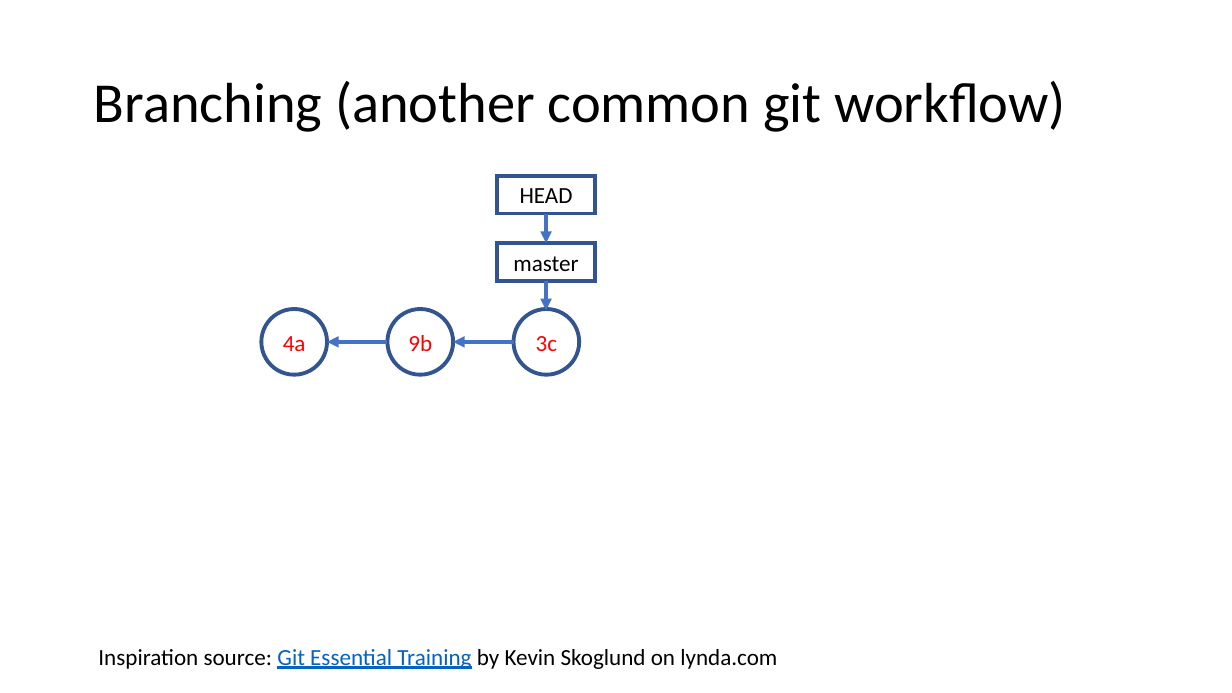
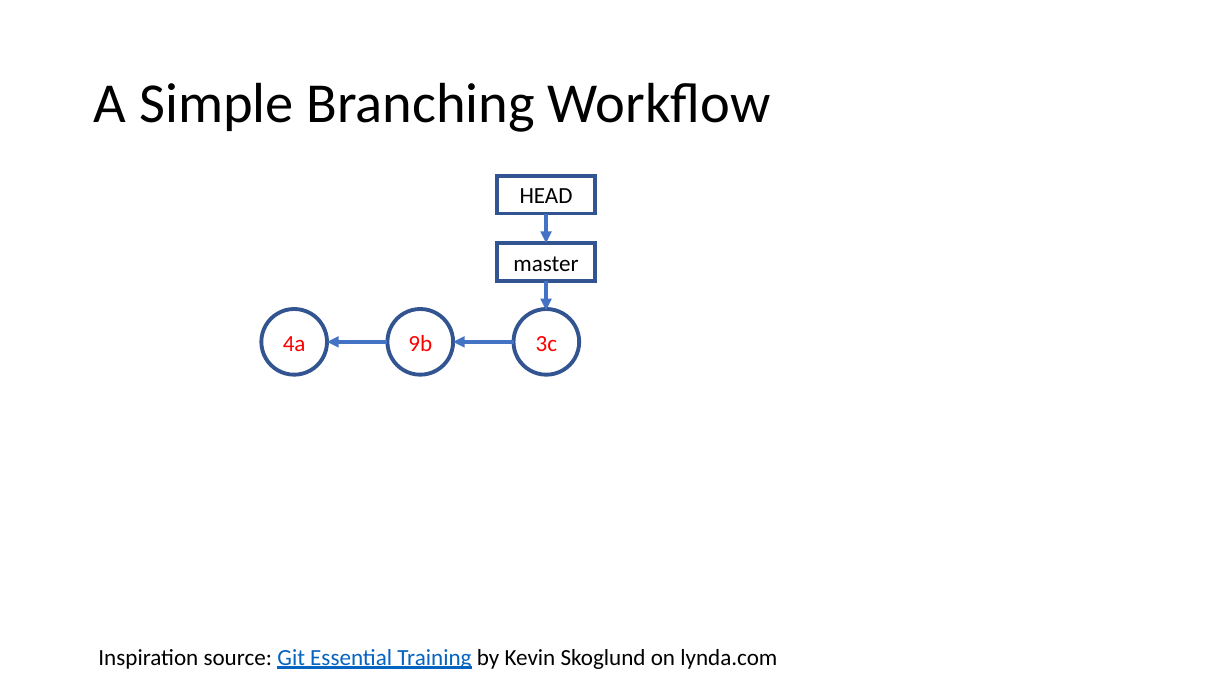
Before and after one commit to tdmdal/git-workshop, a slide deck: slide 33 of git_intro.pptx (slide 20 before the commit). Drawn at 1232x693 pixels with LibreOffice and Linux fonts; fonts in the diff are those of the drawing. Boxes give left, top, right and bottom in pixels: in the first picture for what was removed or moved away, otherwise in the second. Text is boxed around its words. In the diff, an @@ line names an element or a change of style, - is before the commit and + after.

```diff
--- a/git_intro.pptx
+++ b/git_intro.pptx
@@ title at [94,82,771,132]: text changed @@
-Branching (another common git workflow)
+A Simple Branching Workflow
```
Also in this commit, not shown: 18 other slides changed, 4 slides added, 1 slide removed, 2 other files.
